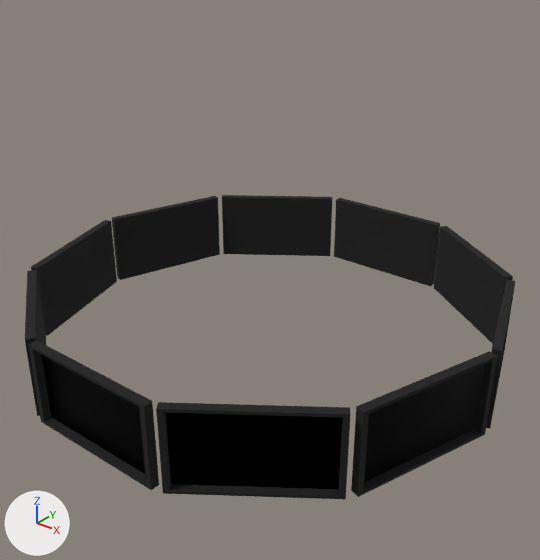
One commit to the glTF model public/computers.glb: the scene before it, then after it.
One viewpoint serves both versions: a camera (50 mm lens) standing at (8.92, -11.1, 7.57) and looking at (-0.14, 0.23, 0.55). The axes (+X, +Y, +Z) are drawn at lower left. The lights are the same throughout. Vertices at the same position are counted once.

Objects in the first picture: 'scene.002'.
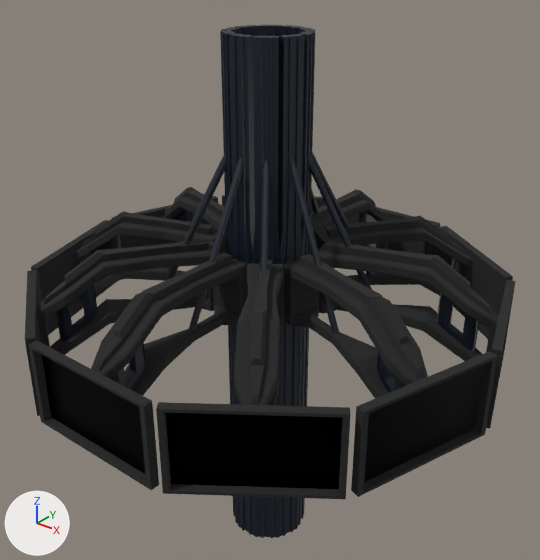
Boxes [x1, y1, x2, y2] around the edits, measured in the pictures (540 x 560 px):
```json
{"object": "scene.002", "change": "reshaped", "before": [25, 195, 515, 499], "after": [25, 25, 515, 538], "on screen": "69% taller"}
{"part": 1, "of": "me_cube_003", "change": "added", "after": [37, 25, 499, 538], "on screen": "black"}
```

Scene script edits in JSON lines:
```json
{"op": "add", "block": "mat_material_003", "code": ["mat_material_003 = principled_material('Material.003')", "mat_material_003.base_color = (0.00279, 0.00748, 0.0172)  # black #091523"]}
{"block": "me_cube_003", "where": "# used by ob_scene_002; location = (0.0, 0.0, 0.0)"}
{"op": "remove", "block": "me_cube_003", "code": "me_cube_003.from_pydata(...)  # 160 vertices, 280 faces; spans x -5.1..5.1, y -4.89..4.89, z -0.83..0.83"}
{"op": "add", "block": "me_cube_003", "code": "me_cube_003.from_pydata(...)  # 7380 vertices, 14520 faces; spans x -5.1..5.1, y -4.89..4.89, z -5.72..5.71"}
{"block": "me_cube_003", "change": "me_cube_003 part 1: 7220 vertices added at x -4.54..4.54, y -4.72..4.72, z -5.72..5.71"}
{"op": "add", "block": "me_cube_003", "code": "me_cube_003.materials.append(mat_material_003)  # black #091523"}
```
